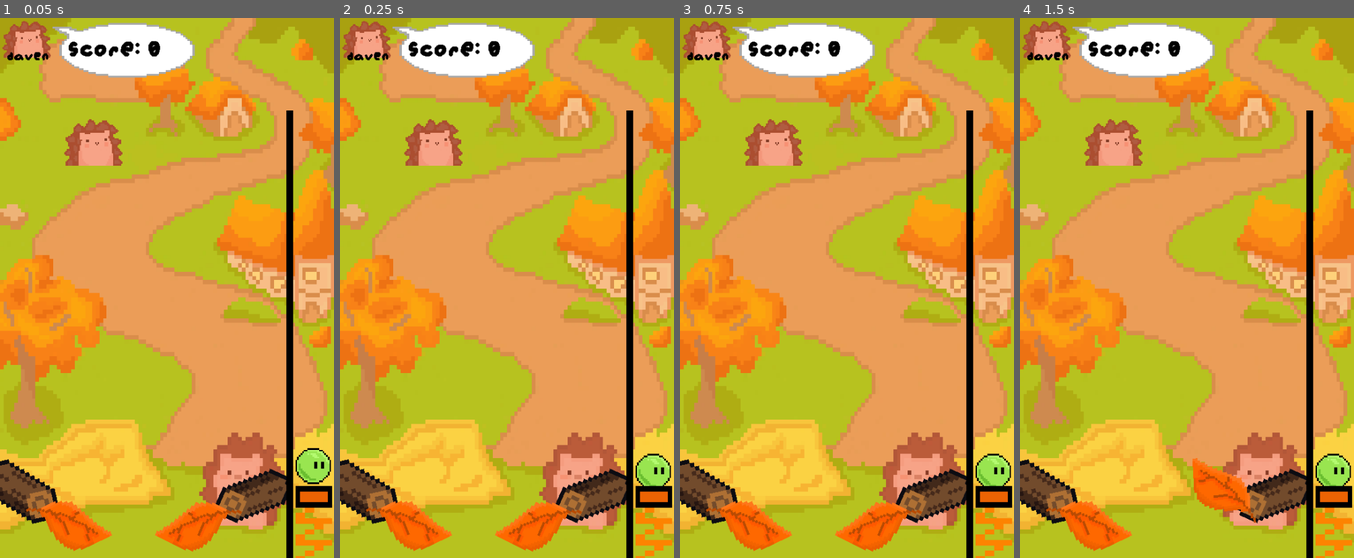
Above: before the commit, frames 1-4 (left to right).
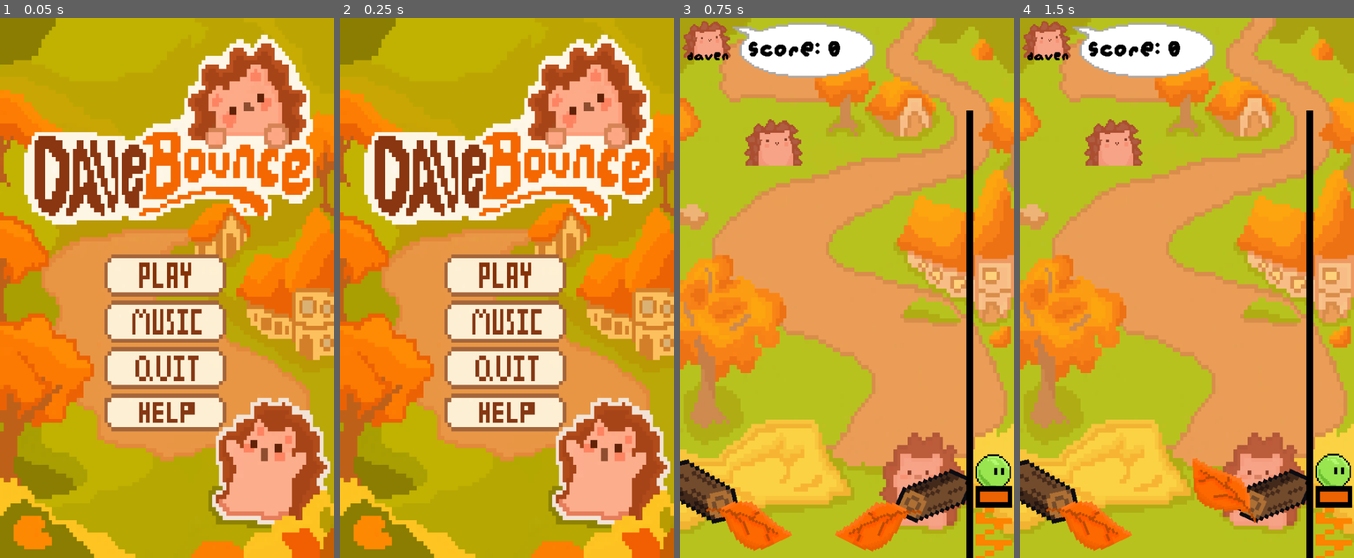
Above: after the commit, the same moments.

Repository: ILikeSloths24/HAVEN-GAME-JAM
Game: Godot game, scene res://SCENES/Menu.tscn
Same seed, same stepped clock (60 frames per second), same inputs: the game is played once before the commit and once after it. Before the commit the project starts from res://SCENES/game.tscn.
Inputs (mouse positions are in pixels of both pictures, inside the frame that each line leads up to):
- Up to frame 1 (0.05 s): no input
- Up to frame 2 (0.25 s): no input
- Up to frame 3 (0.75 s): click (843, 277) at 0.52 s
- Up to frame 4 (1.5 s): tap Enter at 1.25 s; hold E (Right flipper) from 1.28 s (still down); tap W (launch) at 1.35 s

The runs differ from the first frame. In frame 1, 89% of the frame differs, in the area x 0-100%, y 0-100%; in frame 2, 89%; in frame 3, less than 0.1%; in frame 4, nothing differs.

Commit message:
Made menu screen + Buttons

Diff:
--- /dev/null
+++ b/pin-bounce/SCENES/Menu.tscn
@@ -0,0 +1,73 @@
+[gd_scene format=3 uid="uid://dsctilsc27lkn"]
+
+[ext_resource type="Texture2D" uid="uid://0qyt2g6517qu" path="res://ART/MENU SCRENENENENENENE (1).png" id="1_b6gbn"]
+[ext_resource type="Script" uid="uid://b2ss0yve1hmo7" path="res://SCENES/menu.gd" id="1_g61l6"]
+
+[sub_resource type="StyleBoxEmpty" id="StyleBoxEmpty_um74c"]
+
+[sub_resource type="StyleBoxEmpty" id="StyleBoxEmpty_m6tut"]
+
+[sub_resource type="StyleBoxEmpty" id="StyleBoxEmpty_60mnu"]
+
+[sub_resource type="StyleBoxEmpty" id="StyleBoxEmpty_b1qbh"]
+
+[sub_resource type="StyleBoxEmpty" id="StyleBoxEmpty_6poqr"]
+
+[sub_resource type="StyleBoxEmpty" id="StyleBoxEmpty_6nbxn"]
+
+[sub_resource type="StyleBoxEmpty" id="StyleBoxEmpty_ik3n4"]
+
+[sub_resource type="StyleBoxEmpty" id="StyleBoxEmpty_geepg"]
+
+[sub_resource type="StyleBoxEmpty" id="StyleBoxEmpty_mdlfr"]
+
+[sub_resource type="StyleBoxEmpty" id="StyleBoxEmpty_i128o"]
+
+[sub_resource type="StyleBoxEmpty" id="StyleBoxEmpty_s7oqo"]
+
+[node name="Menu" type="Node2D" unique_id=951493846]
+script = ExtResource("1_g61l6")
+
+[node name="TextureRect" type="TextureRect" parent="." unique_id=2004048259]
+offset_right = 540.0
+offset_bottom = 870.0
+texture = ExtResource("1_b6gbn")
+
+[node name="Button" type="Button" parent="." unique_id=2051007459]
+offset_left = 164.00002
+offset_top = 449.0
+offset_right = 172.00002
+offset_bottom = 457.0
+scale = Vector2(25.257597, -8.859257)
+theme_override_styles/normal = SubResource("StyleBoxEmpty_um74c")
+theme_override_styles/normal_mirrored = SubResource("StyleBoxEmpty_m6tut")
+theme_override_styles/pressed = SubResource("StyleBoxEmpty_60mnu")
+theme_override_styles/pressed_mirrored = SubResource("StyleBoxEmpty_b1qbh")
+theme_override_styles/hover = SubResource("StyleBoxEmpty_6poqr")
+theme_override_styles/hover_mirrored = SubResource("StyleBoxEmpty_6nbxn")
+theme_override_styles/hover_pressed = SubResource("StyleBoxEmpty_ik3n4")
+theme_override_styles/hover_pressed_mirrored = SubResource("StyleBoxEmpty_geepg")
+theme_override_styles/disabled = SubResource("StyleBoxEmpty_mdlfr")
+theme_override_styles/disabled_mirrored = SubResource("StyleBoxEmpty_i128o")
+theme_override_styles/focus = SubResource("StyleBoxEmpty_s7oqo")
+
+[node name="Button2" type="Button" parent="." unique_id=963181295]
+offset_left = 167.0
+offset_top = 600.0
+offset_right = 175.0
+offset_bottom = 608.0
+scale = Vector2(25.257597, -8.859257)
+theme_override_styles/normal = SubResource("StyleBoxEmpty_um74c")
+theme_override_styles/normal_mirrored = SubResource("StyleBoxEmpty_m6tut")
+theme_override_styles/pressed = SubResource("StyleBoxEmpty_60mnu")
+theme_override_styles/pressed_mirrored = SubResource("StyleBoxEmpty_b1qbh")
+theme_override_styles/hover = SubResource("StyleBoxEmpty_6poqr")
+theme_override_styles/hover_mirrored = SubResource("StyleBoxEmpty_6nbxn")
+theme_override_styles/hover_pressed = SubResource("StyleBoxEmpty_ik3n4")
+theme_override_styles/hover_pressed_mirrored = SubResource("StyleBoxEmpty_geepg")
+theme_override_styles/disabled = SubResource("StyleBoxEmpty_mdlfr")
+theme_override_styles/disabled_mirrored = SubResource("StyleBoxEmpty_i128o")
+theme_override_styles/focus = SubResource("StyleBoxEmpty_s7oqo")
+
+[connection signal="pressed" from="Button" to="." method="_on_button_pressed"]
+[connection signal="pressed" from="Button2" to="." method="_on_button_2_pressed"]
--- /dev/null
+++ b/pin-bounce/SCENES/menu.gd
@@ -0,0 +1,19 @@
+extends Node2D
+
+
+# Called when the node enters the scene tree for the first time.
+func _ready() -> void:
+	pass # Replace with function body.
+
+
+# Called every frame. 'delta' is the elapsed time since the previous frame.
+func _process(delta: float) -> void:
+	pass
+
+
+func _on_button_pressed() -> void:
+	get_tree().change_scene_to_file("res://SCENES/game.tscn")
+
+
+func _on_button_2_pressed() -> void:
+	get_tree().quit()
--- a/pin-bounce/project.godot
+++ b/pin-bounce/project.godot
@@ -11,7 +11,7 @@
 [application]
 
 config/name="PinBounce"
-run/main_scene="uid://cw0pdokp848m4"
+run/main_scene="uid://dsctilsc27lkn"
 config/features=PackedStringArray("4.6", "Forward Plus")
 config/icon="res://ART/icon.svg"
 
Binary file added: pin-bounce/ART/MENU SCRENENENENENENE (1).png
Not shown, added: pin-bounce/ART/MENU SCRENENENENENENE (1).png.import
Not shown, added: pin-bounce/SCENES/menu.gd.uid
